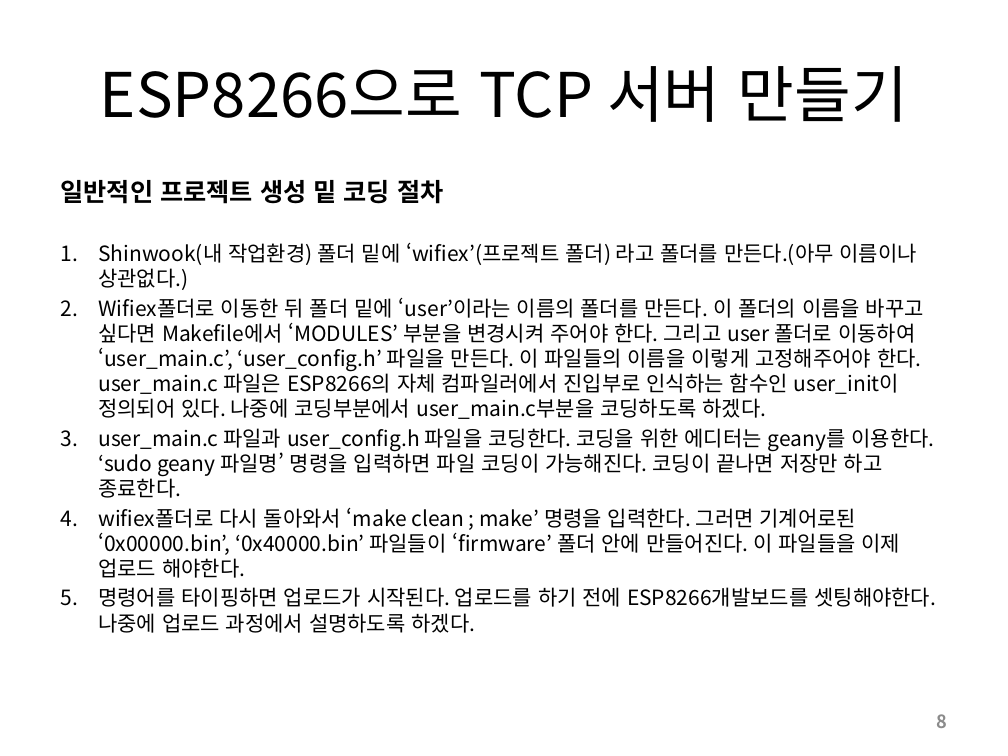
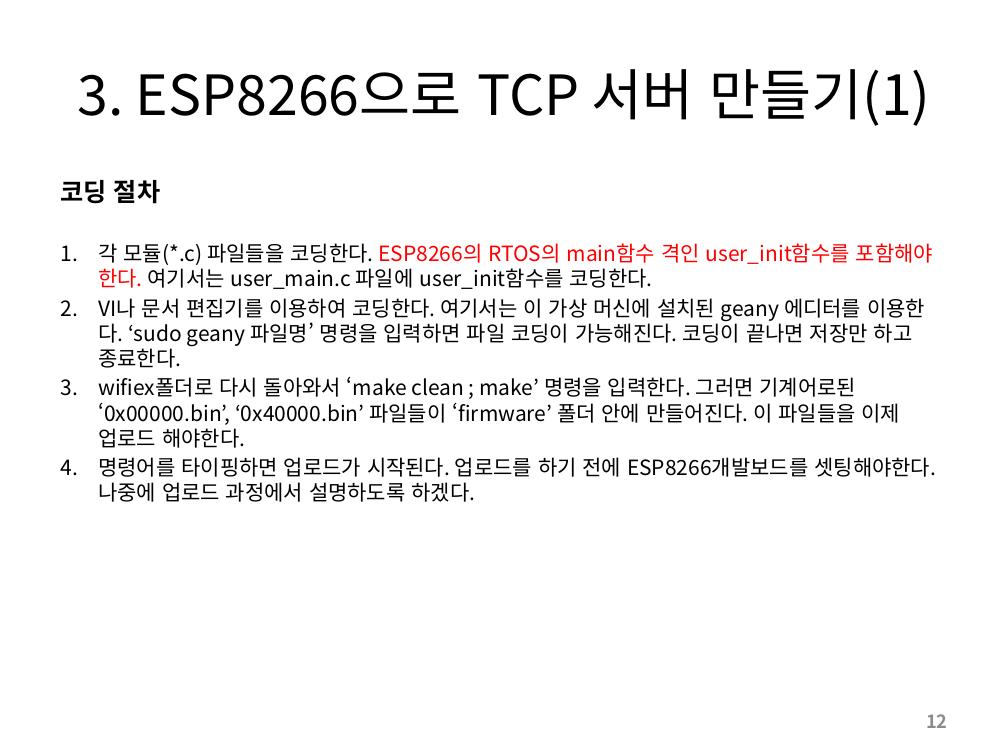
Before and after one commit to SleeperKKY/ESP8266, a slide deck: slide 12 of ESP8266 Direct Coding.pptx (slide 8 before the commit). Drawn at 1008x756 pixels with LibreOffice and Linux fonts; fonts in the diff are those of the drawing. Boxes give left, top, right and bottom in pixels: in the first picture for what was removed or moved away, otherwise in the second. Text is boxed around its words. In the diff, an @@ line names an element or a change of style, - is before the commit and + after.

```diff
--- a/ESP8266 Direct Coding.pptx
+++ b/ESP8266 Direct Coding.pptx
@@ title at box(77, 69, 930, 126): text changed; size 44 to 39.6 pt @@
-ESP8266으로 TCP 서버 만들기
+3. ESP8266으로 TCP 서버 만들기(1)
@@ text at box(60, 180, 933, 368): text changed @@
-일반적인 프로젝트 생성 밑 코딩 절차
-1. Shinwook(내 작업환경) 폴더 밑에 ‘wifiex’(프로젝트 폴더) 라고 폴더를 만든다.(아무 이름이나 상관없다.)
-2. Wifiex폴더로 이동한 뒤 폴더 밑에 ‘user’이라는 이름의 폴더를 만든다. 이 폴더의 이름을 바꾸고 싶다면 Makefile에서 ‘MODULES’ 부분을 변경시켜 주어야 한다. 그리고 user 폴더로 이동하여 ‘user_main.c’, ‘user_config.h’ 파일을 만든다. 이 파일들의 이름을 이렇게 고정해주어야 한다. user_main.c 파일은 ESP8266의 자체 컴파일러에서 진입부로 인식하는 함수인 user_init이 정의되어 있다. 나중에 코딩부분에서 user_main.c부분을 코딩하도록 하겠다.
-3. user_main.c 파일과 user_config.h 파일을 코딩한다. 코딩을 위한 에디터는 geany를 이용한다. ‘sudo geany 파일명’ 명령을 입력하면 파일 코딩이 가능해진다. 코딩이 끝나면 저장만 하고 종료한다.
+코딩 절차
+1. 각 모듈(*.c) 파일들을 코딩한다. ESP8266의 RTOS의 main함수 격인 user_init함수를 포함해야 한다. 여기서는 user_main.c 파일에 user_init함수를 코딩한다.
+2. VI나 문서 편집기를 이용하여 코딩한다. 여기서는 이 가상 머신에 설치된 geany 에디터를 이용한다. ‘sudo geany 파일명’ 명령을 입력하면 파일 코딩이 가능해진다. 코딩이 끝나면 저장만 하고 종료한다.
@@ page number at box(926, 714, 947, 728): text changed @@
-8
+12
```
Also in this commit, not shown: 16 other slides changed, 4 slides added, 1 other file.
